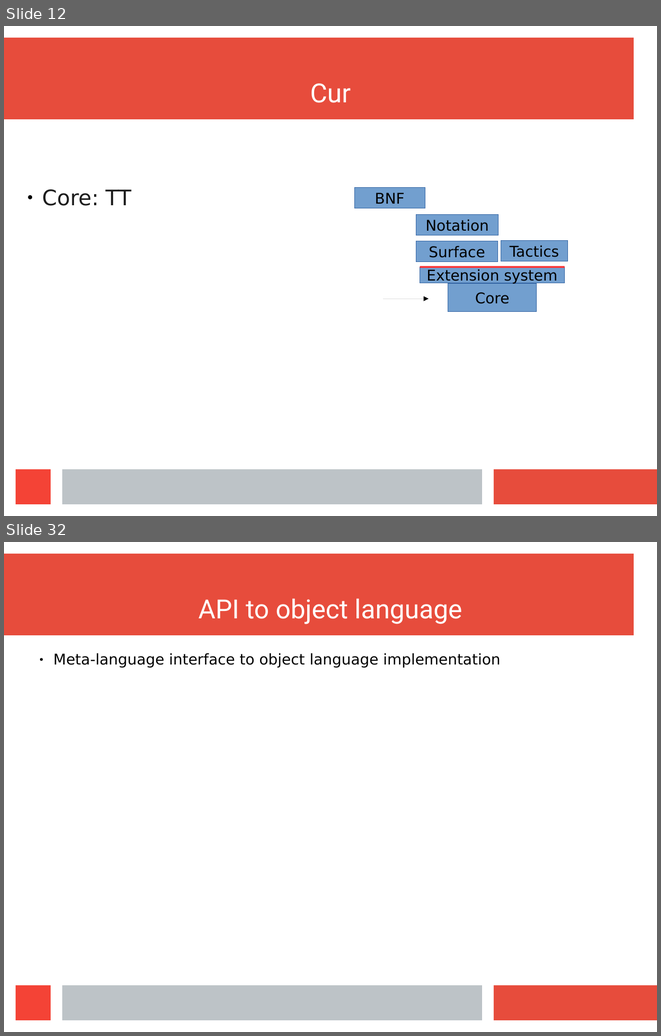
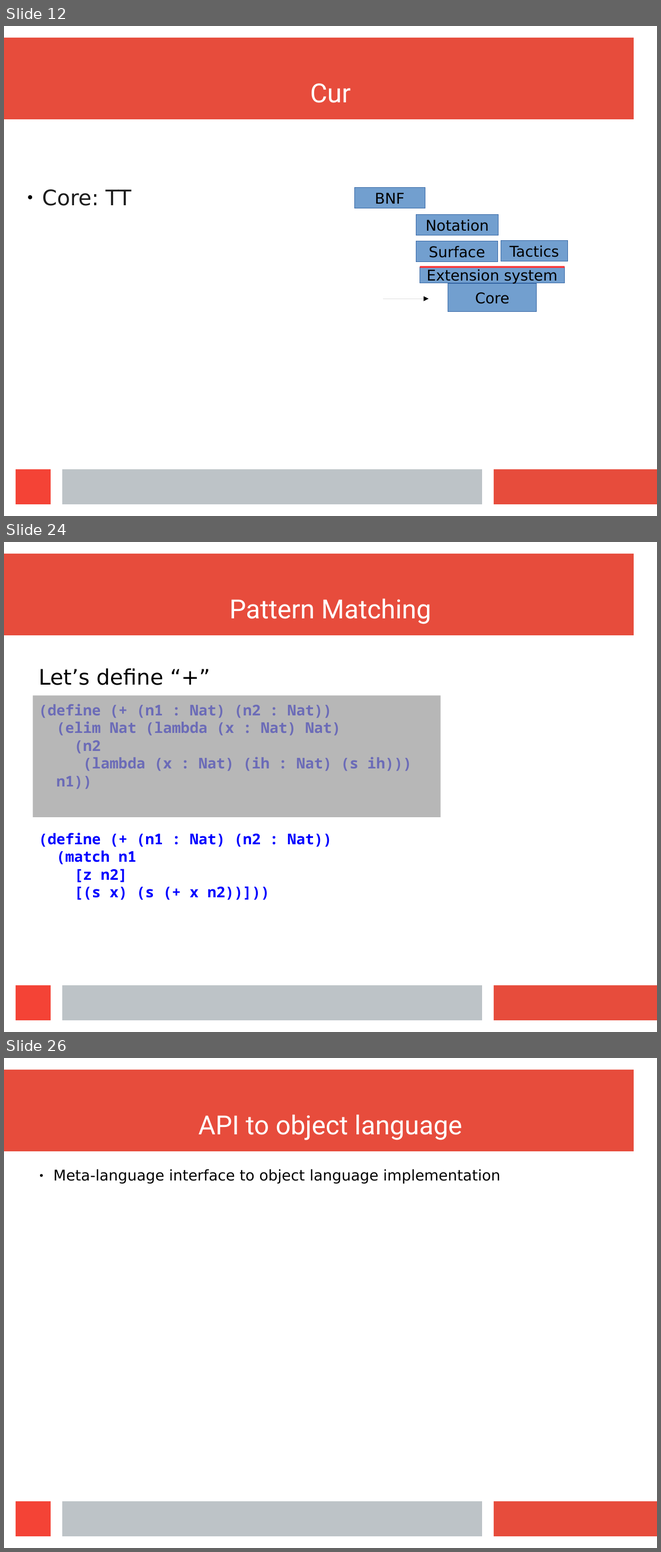
Before and after one commit to wilbowma/cur, a slide deck: hope-2016/slides.odp. Shown one above the other, each under a label of ours: slides 12 and 32 before the commit, slides 12, 24 and 26 after it; the slides between them are not shown. The pictures are 661x1036 and 661x1552 pixels, drawn with LibreOffice and Linux fonts; fonts in the diff are those of the drawing. Boxes give left, top, right and bottom in pixels: in the first picture for what was removed or moved away, otherwise in the second. Text is boxed around its words. In the diff, an @@ line names an element or a change of style, - is before the commit and + after.

```diff
--- a/hope-2016/slides.odp
+++ b/hope-2016/slides.odp
@@ slide 24 added at box(4, 542, 657, 1032), background #FFFFFF; not listed: 4 template elements that a slide beside it also shows @@
@@ title added at box(229, 598, 431, 624), 32 pt, text #FFFFFF @@
+Pattern Matching
@@ text added at box(38, 668, 163, 685), 26 pt, text #000000 @@
+Let’s define “+”
@@ rectangle added at box(33, 696, 441, 817), fill #999999 at 70% opacity @@
@@ text added at box(38, 704, 412, 789), 18 pt, text #0000FF, bold @@
+(define (+ (n1 : Nat) (n2 : Nat))
+(elim Nat (lambda (x : Nat) Nat)
+(n2
+(lambda (x : Nat) (ih : Nat) (s ih)))
+n1))
@@ text added at box(38, 832, 332, 900), 18 pt, text #0000FF, bold @@
+(define (+ (n1 : Nat) (n2 : Nat))
+(match n1
+[z n2]
+[(s x) (s (+ x n2))]))
@@ what was slide 32 is now slide 26 @@
```
Also in this commit, not shown: 8 slides changed, 6 other slides added, 14 slides removed.
